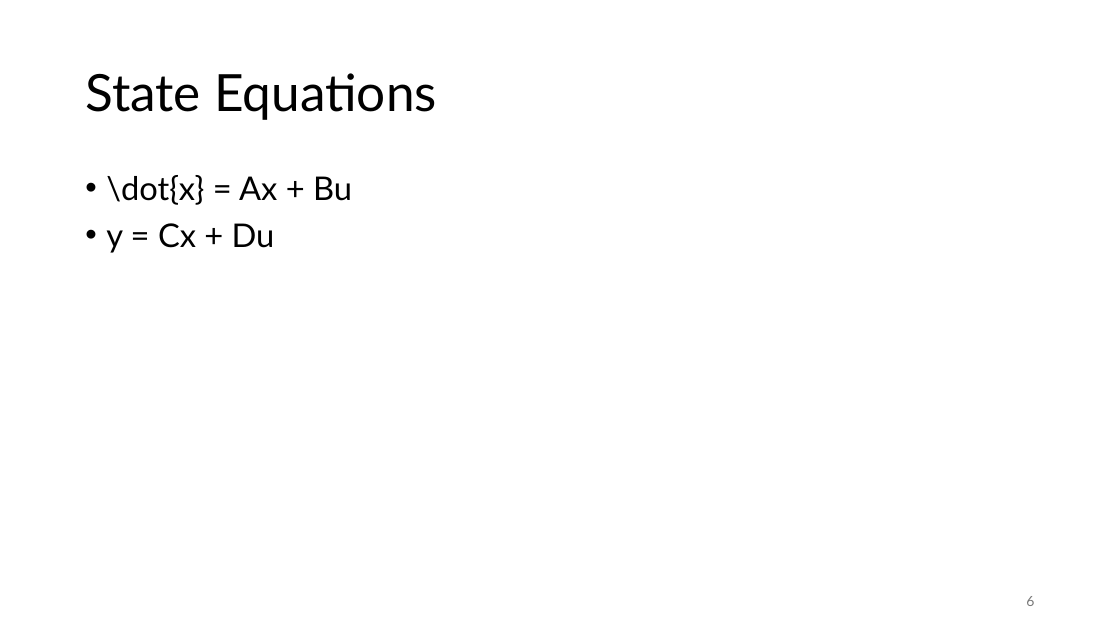
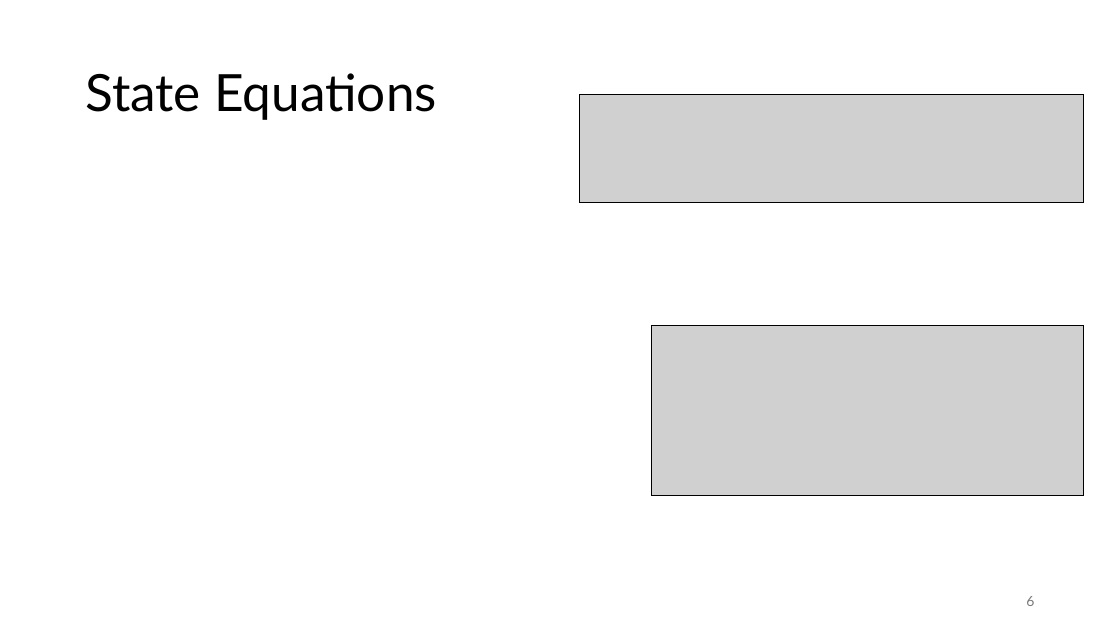
Before and after one commit to FelixWick/control_engineering, a slide deck: slide 6 of slides/7_state_space.pptx. Drawn at 1120x630 pixels with LibreOffice and Linux fonts; fonts in the diff are those of the drawing; grey boxes stand for pictures. Boxes give left, top, right and bottom in pixels: in the first picture for what was removed or moved away, otherwise in the second. Text is boxed around its words. In the diff, an @@ line names an element or a change of style, - is before the commit and + after.

Commit message:
state space slides

```diff
--- a/slides/7_state_space.pptx
+++ b/slides/7_state_space.pptx
@@ picture added at box(579, 94, 1084, 202) @@
@@ text removed at box(106, 175, 352, 253) @@
-• \dot{x} = Ax + Bu
-• y = Cx + Du
@@ picture added at box(652, 325, 1085, 496) @@
```
Also in this commit, not shown: 6 other slides changed, 15 slides added, 4 slides removed.
